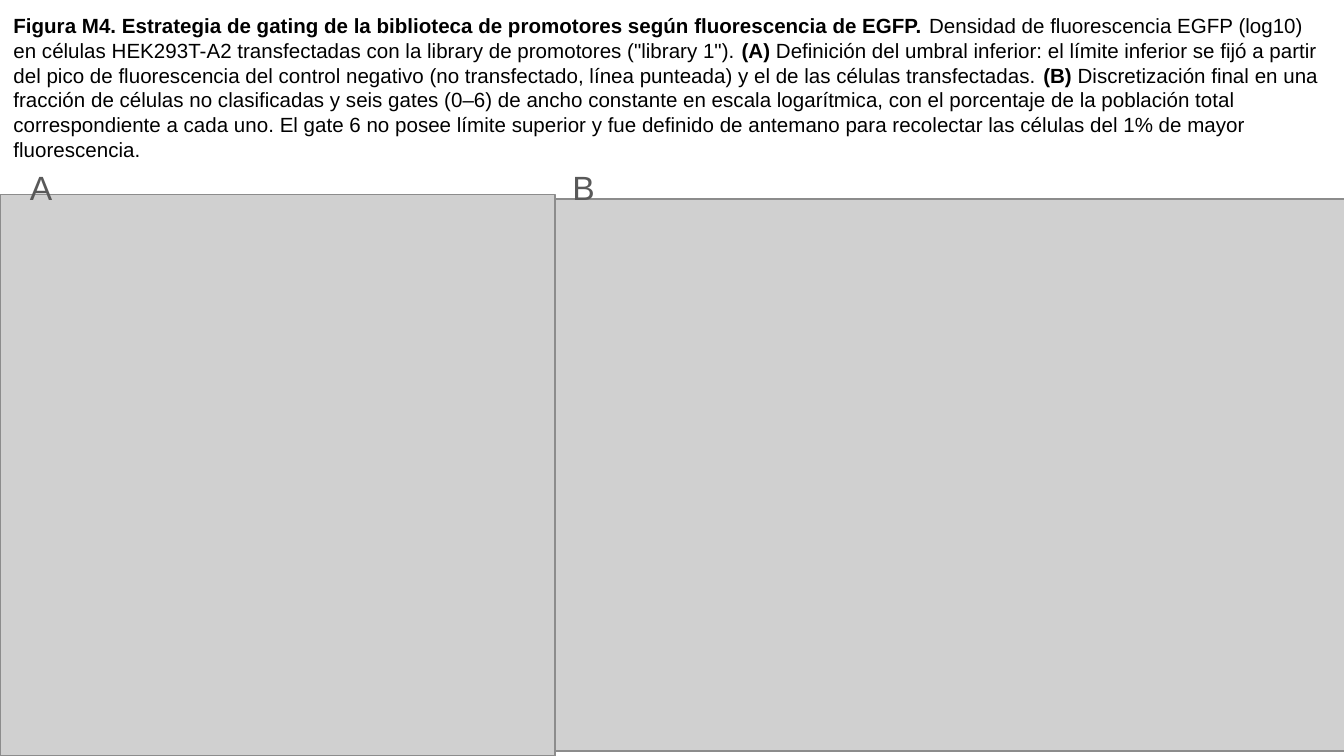
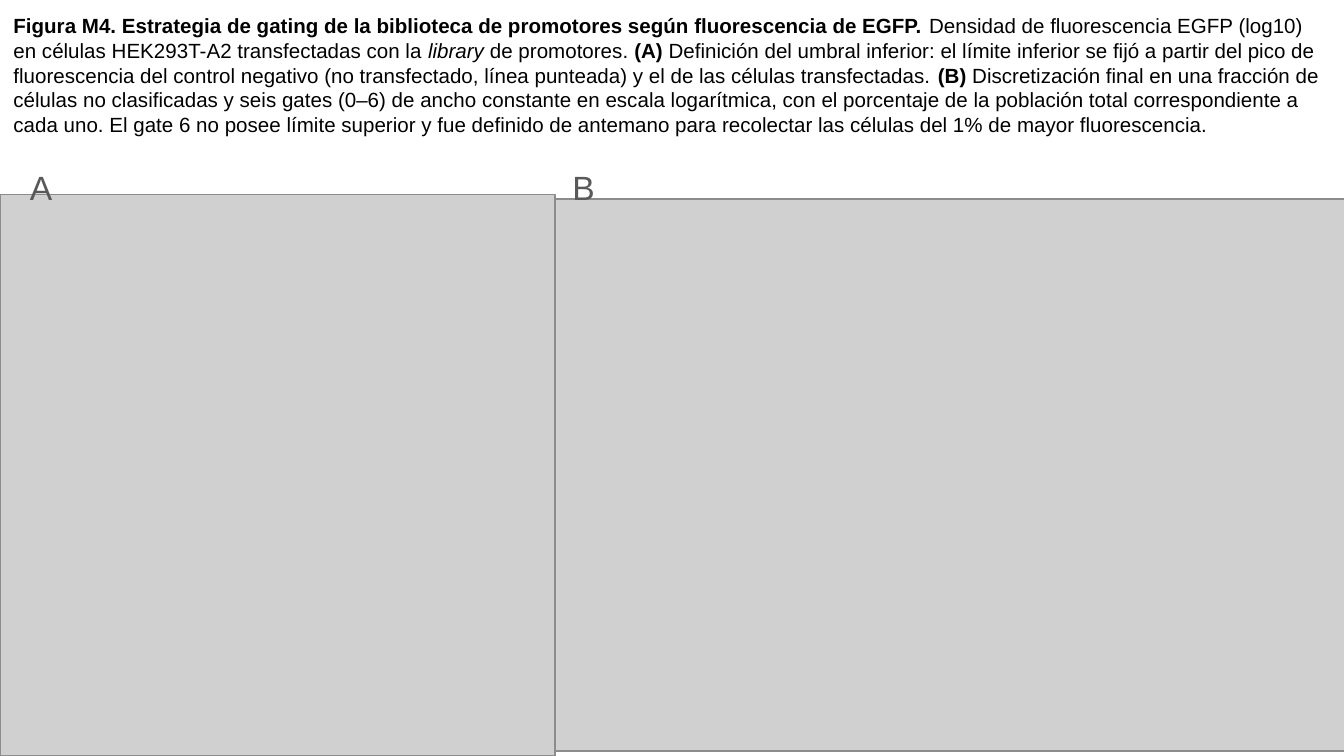
Before and after one commit to martin-iungman/TesisDoc, a slide deck: slide 5 of docs/Fig MyM.pptx. Drawn at 1344x756 pixels with LibreOffice and Linux fonts; fonts in the diff are those of the drawing; grey boxes stand for pictures. Boxes give left, top, right and bottom in pixels: in the first picture for what was removed or moved away, otherwise in the second. Text is boxed around its words. In the diff, an @@ line names an element or a change of style, - is before the commit and + after.

```diff
--- a/docs/Fig MyM.pptx
+++ b/docs/Fig MyM.pptx
@@ text at [13, 18, 1319, 137]: text changed @@
-Figura M4. Estrategia de gating de la biblioteca de promotores según fluorescencia de EGFP. Densidad de fluorescencia EGFP (log10) en células HEK293T-A2 transfectadas con la library de promotores ("library 1"). (A) Definición del umbral inferior: el límite inferior se fijó a partir del pico de fluorescencia del control negativo (no transfectado, línea punteada) y el de las células transfectadas. (B) Discretización final en una fracción de células no clasificadas y seis gates (0–6) de ancho constante en escala logarítmica, con el porcentaje de la población total correspondiente a cada uno. El gate 6 no posee límite superior y fue definido de antemano para recolectar las células del 1% de mayor fluorescencia.
+Figura M4. Estrategia de gating de la biblioteca de promotores según fluorescencia de EGFP. Densidad de fluorescencia EGFP (log10) en células HEK293T-A2 transfectadas con la library de promotores. (A) Definición del umbral inferior: el límite inferior se fijó a partir del pico de fluorescencia del control negativo (no transfectado, línea punteada) y el de las células transfectadas. (B) Discretización final en una fracción de células no clasificadas y seis gates (0–6) de ancho constante en escala logarítmica, con el porcentaje de la población total correspondiente a cada uno. El gate 6 no posee límite superior y fue definido de antemano para recolectar las células del 1% de mayor fluorescencia.
```
Also in this commit, not shown: 3 other slides changed.
